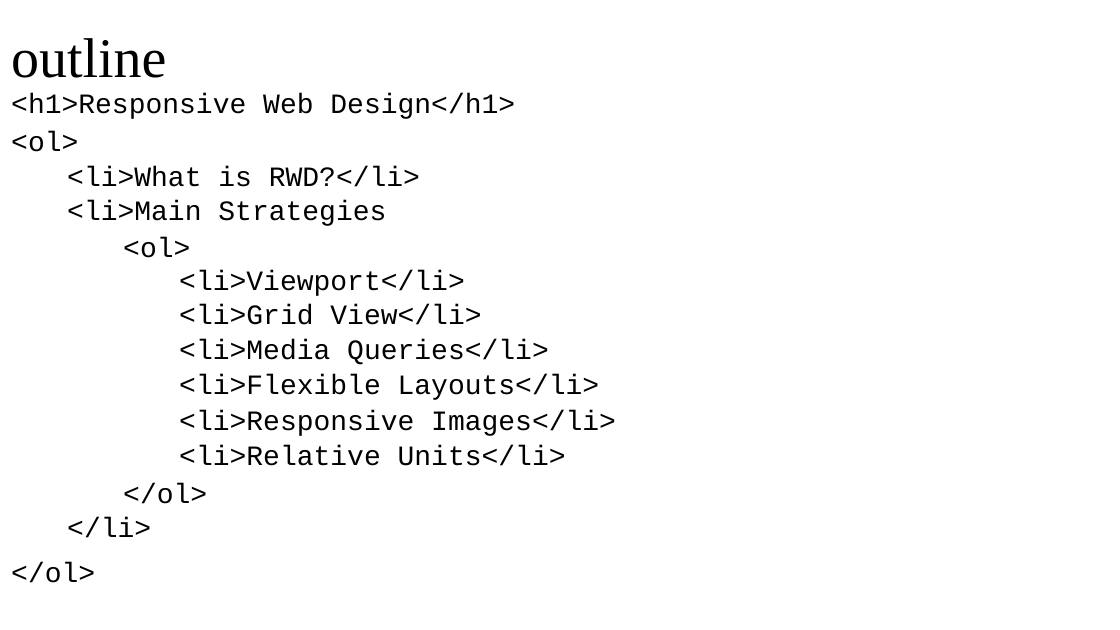
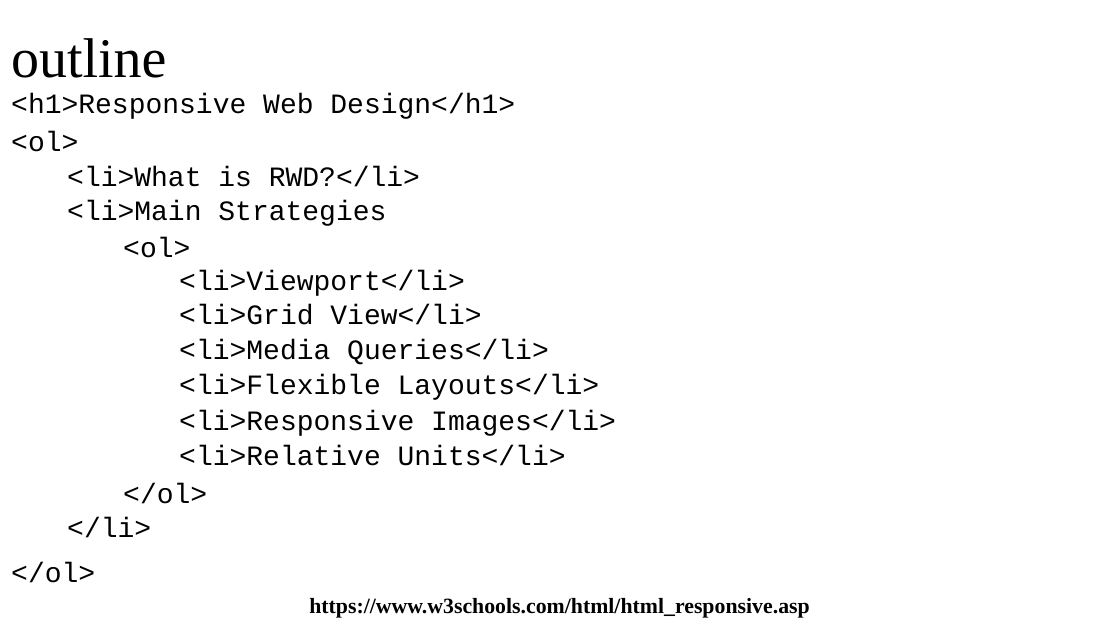
Before and after one commit to manglayev/nu-courses-material, a slide deck: slide 2 of CSCI-111/week-5/week-5-lecture/week-5-lecture.pptx. Drawn at 1120x630 pixels with LibreOffice and Linux fonts; fonts in the diff are those of the drawing. Boxes give left, top, right and bottom in pixels: in the first picture for what was removed or moved away, otherwise in the second. Text is boxed around its words. In the diff, an @@ line names an element or a change of style, - is before the commit and + after.

```diff
--- a/CSCI-111/week-5/week-5-lecture/week-5-lecture.pptx
+++ b/CSCI-111/week-5/week-5-lecture/week-5-lecture.pptx
@@ text added at (309,598,809,618), 14 pt, text #000000, bold @@
+https://www.w3schools.com/html/html_responsive.asp
```
Also in this commit, not shown: 11 other files.
